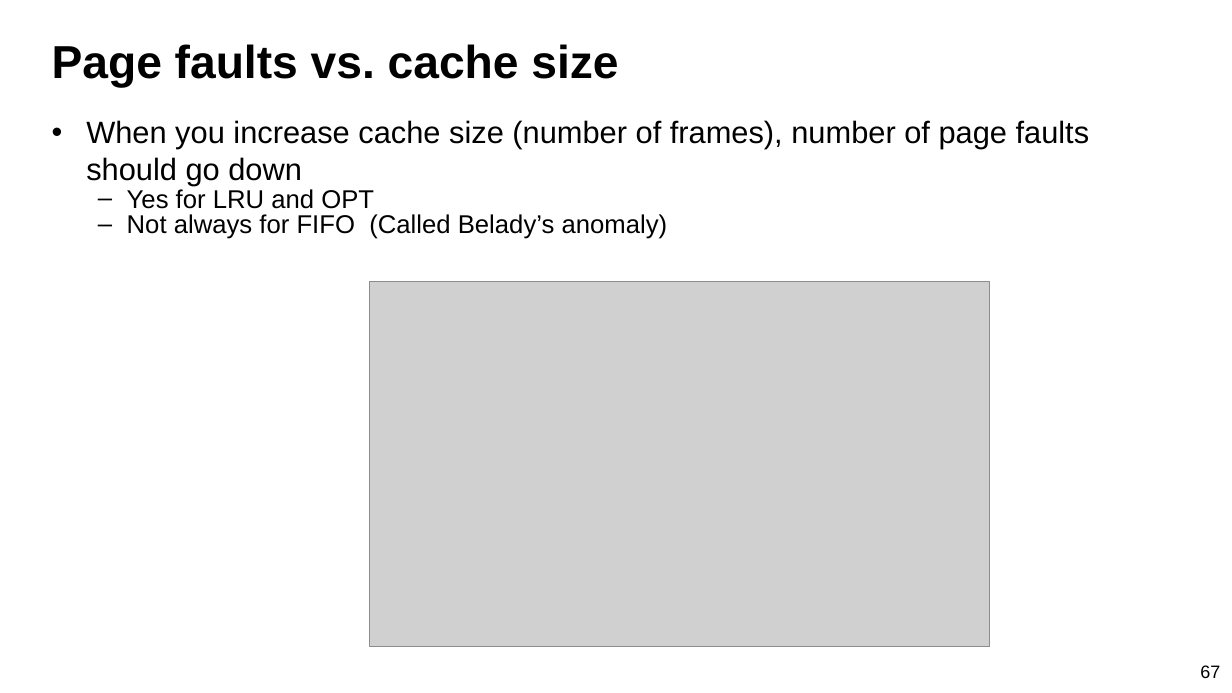
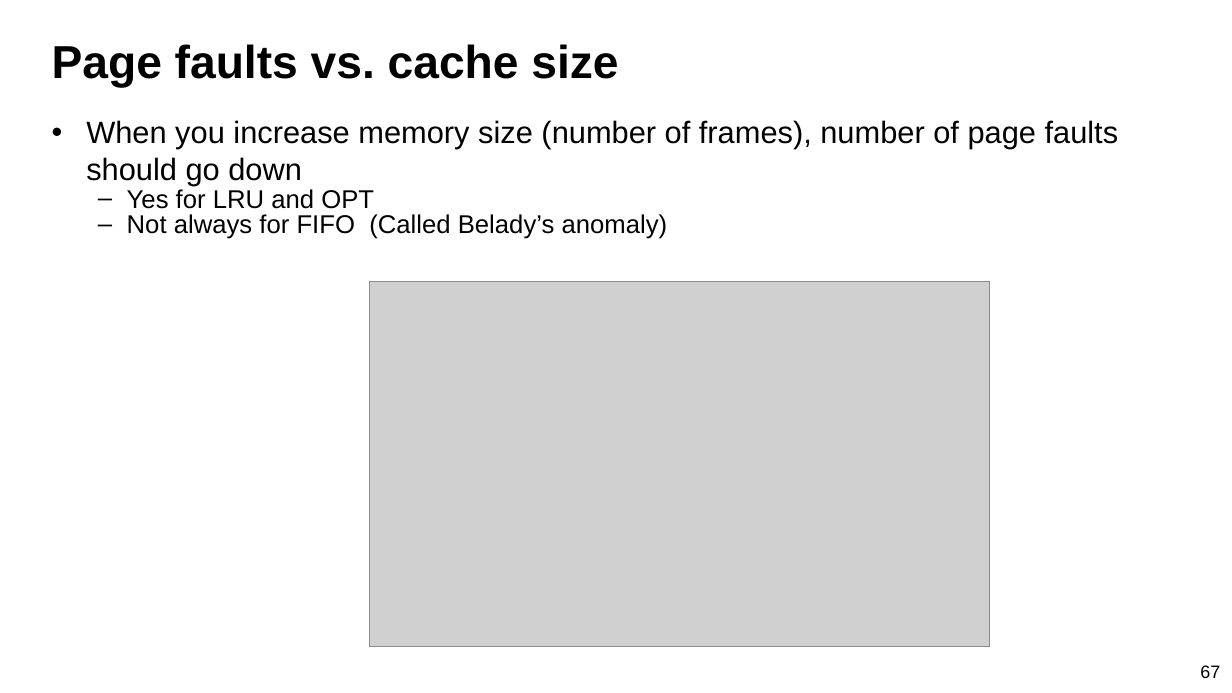
Before and after one commit to guhofstra/CSC256Fa25, a slide deck: slide 67 of PPTs/L8-Memory System II Paging.pptx. Drawn at 1232x693 pixels with LibreOffice and Linux fonts; fonts in the diff are those of the drawing; grey boxes stand for pictures. Boxes give left, top, right and bottom in pixels: in the first picture for what was removed or moved away, otherwise in the second. Text is boxed around its words. In the diff, an @@ line names an element or a change of style, - is before the commit and + after.

```diff
--- a/PPTs/L8-Memory System II Paging.pptx
+++ b/PPTs/L8-Memory System II Paging.pptx
@@ text at <box>86,120,1119,186</box>: text changed @@
-• When you increase cache size (number of frames), number of page faults should go down
+• When you increase memory size (number of frames), number of page faults should go down
```
Also in this commit, not shown: 4 other slides changed, 3 other files.
